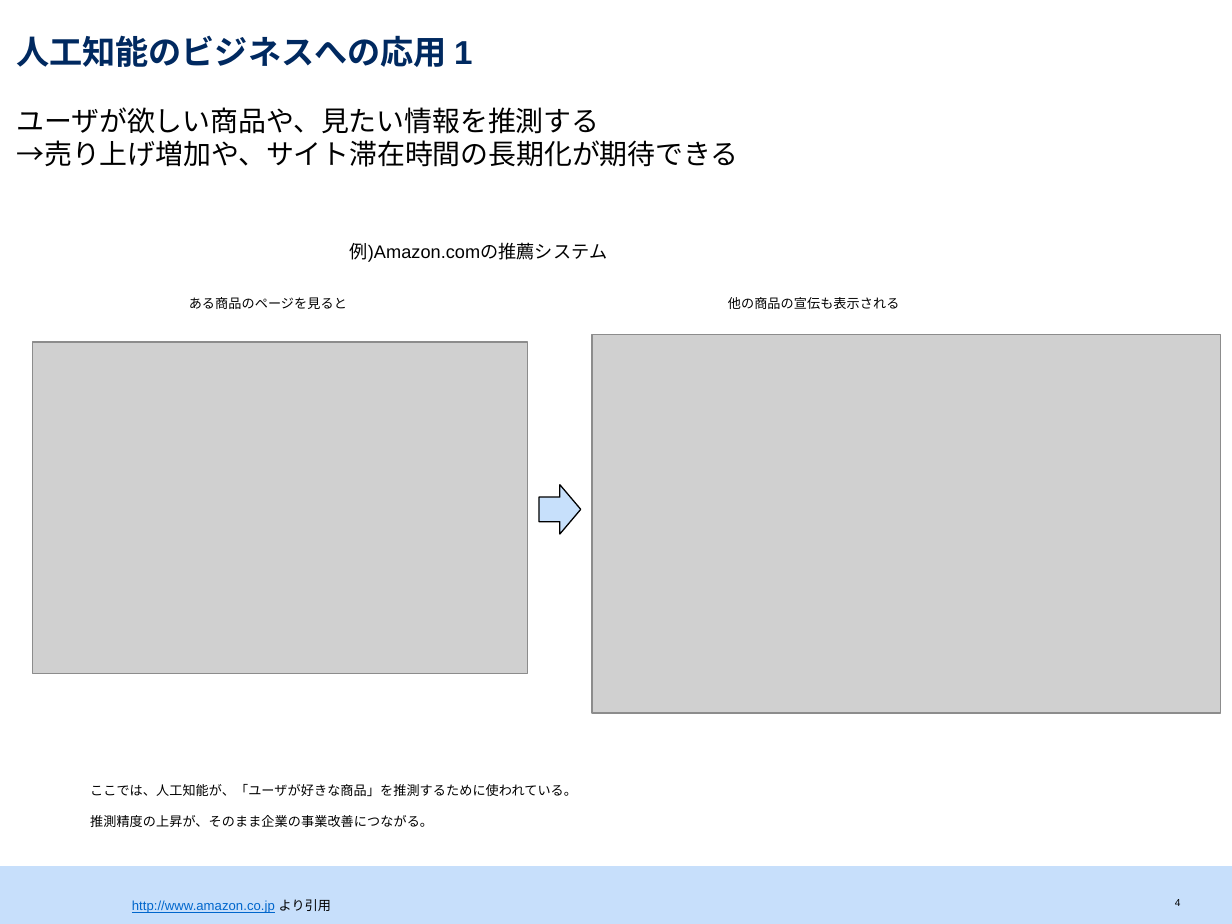
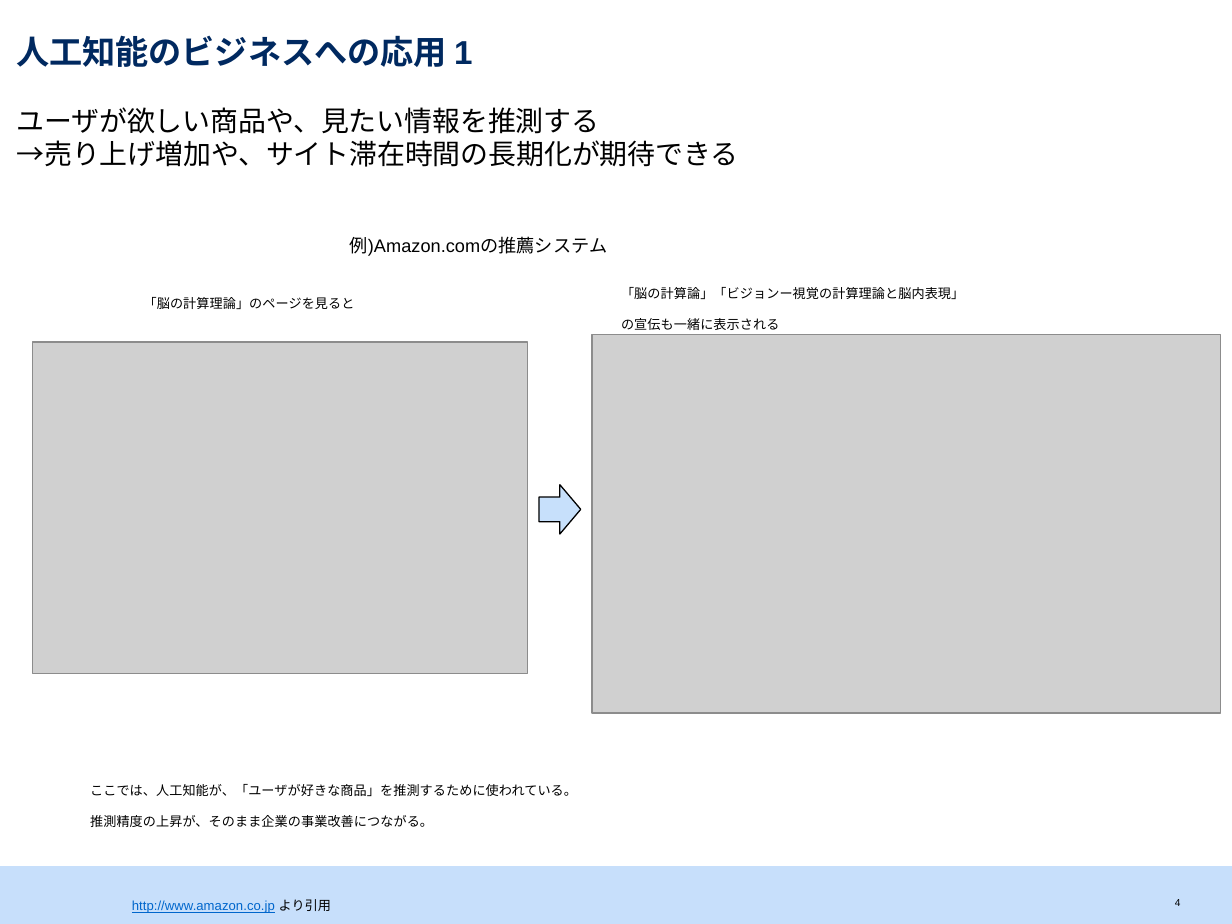
Before and after one commit to srtk/sotsuron, a slide deck: slide 5 of doc/sotsuron_defense/bd.pptx. Drawn at 1232x924 pixels with LibreOffice and Linux fonts; fonts in the diff are those of the drawing; grey boxes stand for pictures. Boxes give left, top, right and bottom in pixels: in the first picture for what was removed or moved away, otherwise in the second. Text is boxed around its words. In the diff, an @@ line names an element or a change of style, - is before the commit and + after.

```diff
--- a/doc/sotsuron_defense/bd.pptx
+++ b/doc/sotsuron_defense/bd.pptx
@@ text "例)Amazon.comの推薦システム": place and size @@
-text "例)Amazon.comの推薦システム" at bbox=[350, 242, 608, 262]
+text "例)Amazon.comの推薦システム" at bbox=[350, 236, 608, 256]
@@ text at bbox=[144, 297, 355, 309]: text changed @@
-ある商品のページを見ると
+「脳の計算理論」のページを見ると
@@ text at bbox=[621, 287, 964, 330]: text changed @@
-他の商品の宣伝も表示される
+「脳の計算論」「ビジョンー視覚の計算理論と脳内表現」
+の宣伝も一緒に表示される
```
Also in this commit, not shown: 7 other slides changed, 1 other file.
